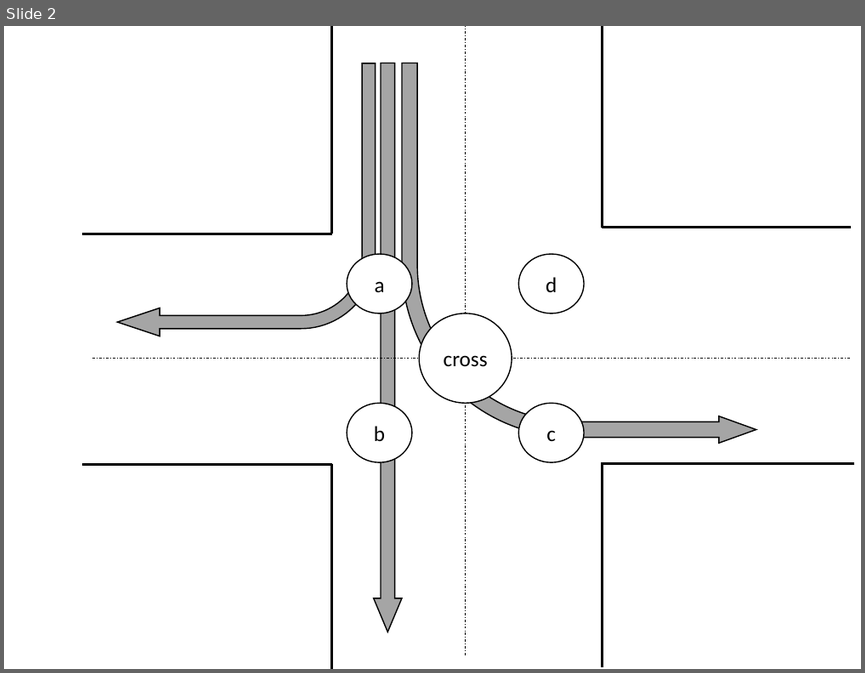
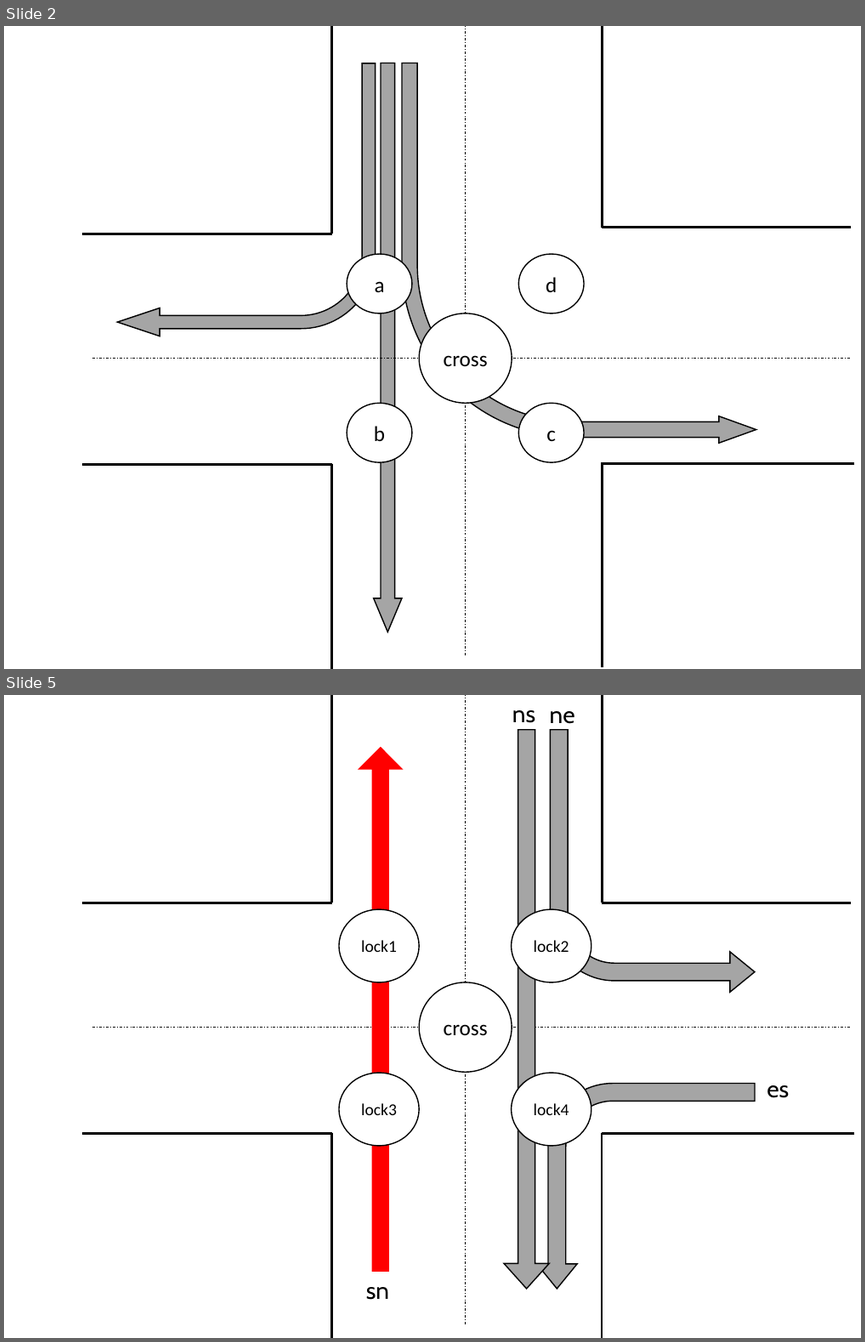
Before and after one commit to Sahara62/graduateResearch, a slide deck: 3-1-1.pptx. Shown one above the other, each under a label of ours: slide 2 before the commit, slides 2 and 5 after it; the slides between them are not shown. The pictures are 865x673 and 865x1342 pixels, drawn with LibreOffice and Linux fonts; fonts in the diff are those of the drawing. Boxes give left, top, right and bottom in pixels: in the first picture for what was removed or moved away, otherwise in the second. Text is boxed around its words. In the diff, an @@ line names an element or a change of style, - is before the commit and + after.

```diff
--- a/3-1-1.pptx
+++ b/3-1-1.pptx
@@ slide 5 added at bbox=[4, 695, 861, 1338], background #FFFFFF @@
@@ line added from (332, 695) to (332, 902), #000000 2 pt @@
@@ line added from (465, 1324) to (465, 695), #000000 0.5 pt dashed @@
@@ text added at bbox=[512, 710, 535, 723], 20 pt, text #000000 @@
+ns
@@ text added at bbox=[550, 711, 575, 724], 20 pt, text #000000 @@
+ne
@@ line added from (602, 695) to (602, 902), #000000 2 pt @@
@@ down arrow added at bbox=[504, 729, 549, 1288], fill #A5A5A5, outline #000000 1 pt @@
@@ bent arrow added at bbox=[550, 729, 755, 992], fill #A5A5A5, outline #000000 1 pt @@
@@ down arrow added at bbox=[358, 746, 404, 1270], fill #FF0000 @@
@@ line added from (332, 902) to (83, 902), #000000 2 pt @@
@@ ellipse added at bbox=[339, 909, 419, 982], fill #FFFFFF, outline #000000 1 pt, 14 pt, text #000000 @@
+lock1
@@ ellipse added at bbox=[511, 909, 590, 982], fill #FFFFFF, outline #000000 1 pt, 14 pt, text #000000 @@
+lock2
@@ line added from (851, 902) to (602, 902), #000000 2 pt @@
@@ ellipse added at bbox=[419, 982, 511, 1072], fill #FFFFFF, outline #000000 1 pt, 18 pt, text #000000 @@
+cross
@@ line added from (92, 1027) to (851, 1027), #000000 0.5 pt dashed @@
@@ ellipse added at bbox=[339, 1073, 419, 1145], fill #FFFFFF, outline #000000 1 pt, 14 pt, text #000000 @@
+lock3
@@ ellipse added at bbox=[511, 1073, 590, 1145], fill #FFFFFF, outline #000000 1 pt, 14 pt, text #000000 @@
+lock4
@@ bent arrow added at bbox=[537, 1083, 755, 1289], fill #A5A5A5, outline #000000 1 pt @@
@@ text added at bbox=[766, 1085, 789, 1098], 20 pt, text #000000 @@
+es
@@ line added from (332, 1133) to (83, 1133), #000000 2 pt @@
@@ line added from (332, 1133) to (332, 1338), #000000 2 pt @@
@@ line added from (602, 1133) to (602, 1338), #000000 2 pt @@
@@ line added from (854, 1133) to (602, 1133), #000000 2 pt @@
@@ text added at bbox=[366, 1287, 389, 1299], 20 pt, text #000000 @@
+sn
```
Also in this commit, not shown: 5 other slides added, 14 other files.
